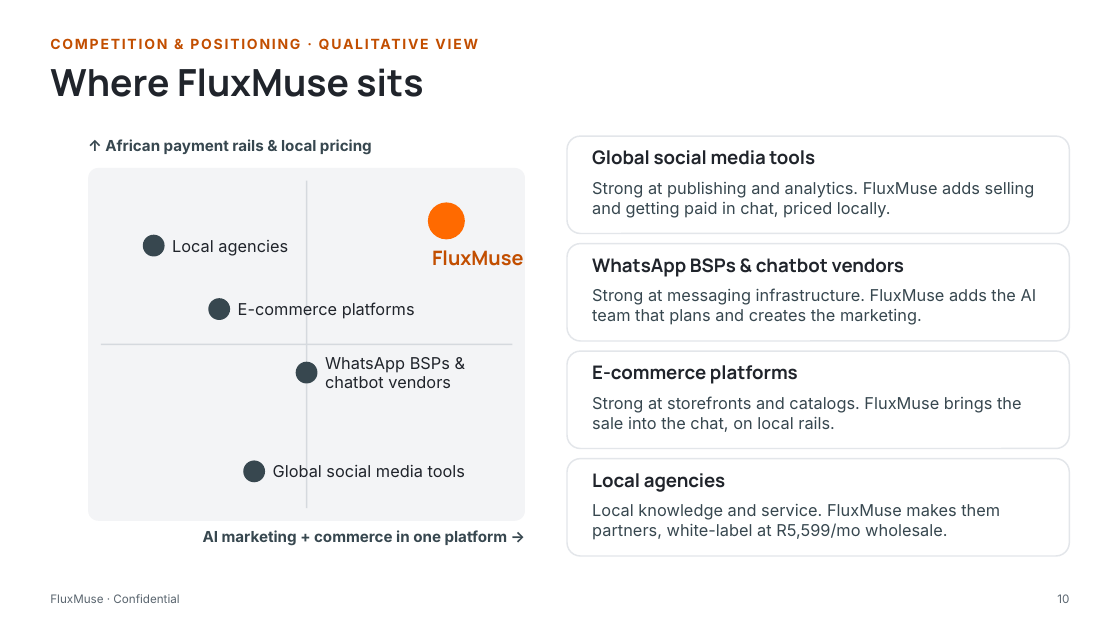
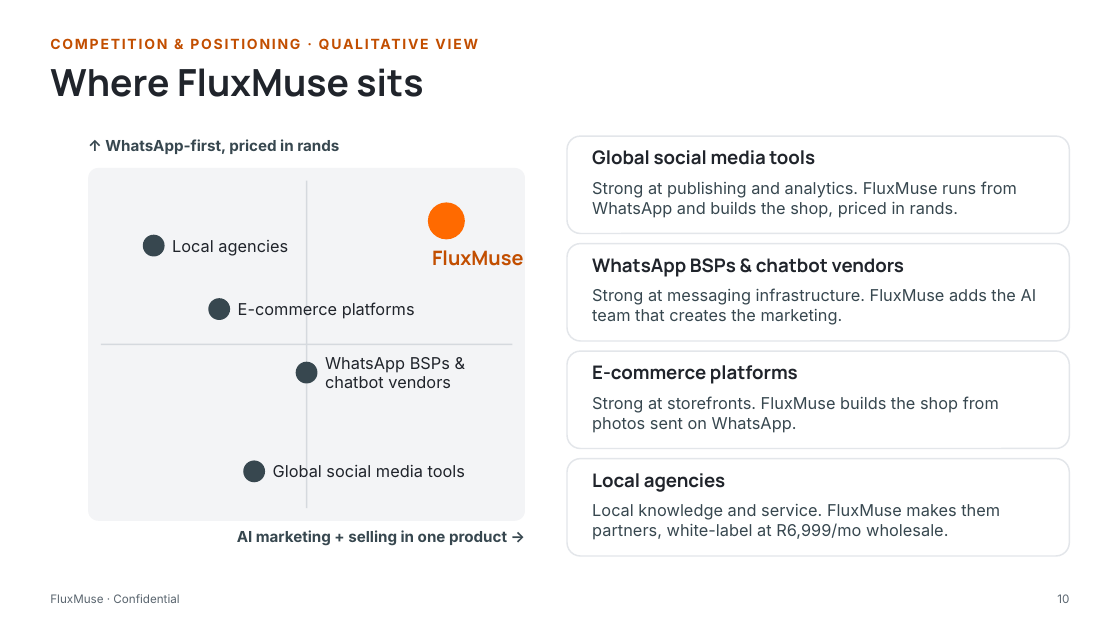
Before and after one commit to embizo/fluxmuse, a slide deck: slide 10 of docs/go-to-market/04_Investor_Pitch_Deck/FluxMuse_Investor_Pitch_Deck.pptx. Drawn at 1120x630 pixels with LibreOffice and Linux fonts; fonts in the diff are those of the drawing. Boxes give left, top, right and bottom in pixels: in the first picture for what was removed or moved away, otherwise in the second. Text is boxed around its words. In the diff, an @@ line names an element or a change of style, - is before the commit and + after.

```diff
--- a/docs/go-to-market/04_Investor_Pitch_Deck/FluxMuse_Investor_Pitch_Deck.pptx
+++ b/docs/go-to-market/04_Investor_Pitch_Deck/FluxMuse_Investor_Pitch_Deck.pptx
@@ text at <box>105,139,339,154</box>: text changed @@
-↑ African payment rails & local pricing
+↑ WhatsApp-first, priced in rands
@@ text at <box>592,181,1017,218</box>: text changed @@
-Strong at publishing and analytics. FluxMuse adds selling and getting paid in chat, priced locally.
+Strong at publishing and analytics. FluxMuse runs from WhatsApp and builds the shop, priced in rands.
@@ text at <box>592,288,1037,325</box>: text changed @@
-Strong at messaging infrastructure. FluxMuse adds the AI team that plans and creates the marketing.
+Strong at messaging infrastructure. FluxMuse adds the AI team that creates the marketing.
@@ text at <box>592,396,999,433</box>: text changed @@
-Strong at storefronts and catalogs. FluxMuse brings the sale into the chat, on local rails.
+Strong at storefronts. FluxMuse builds the shop from photos sent on WhatsApp.
@@ text at <box>592,504,1000,540</box>: text changed @@
-Local knowledge and service. FluxMuse makes them partners, white-label at R5,599/mo wholesale.
+Local knowledge and service. FluxMuse makes them partners, white-label at R6,999/mo wholesale.
@@ text at <box>237,530,507,546</box>: text changed @@
-AI marketing + commerce in one platform →
+AI marketing + selling in one product →
```
Also in this commit, not shown: 29 other slides changed, 15 other files.
